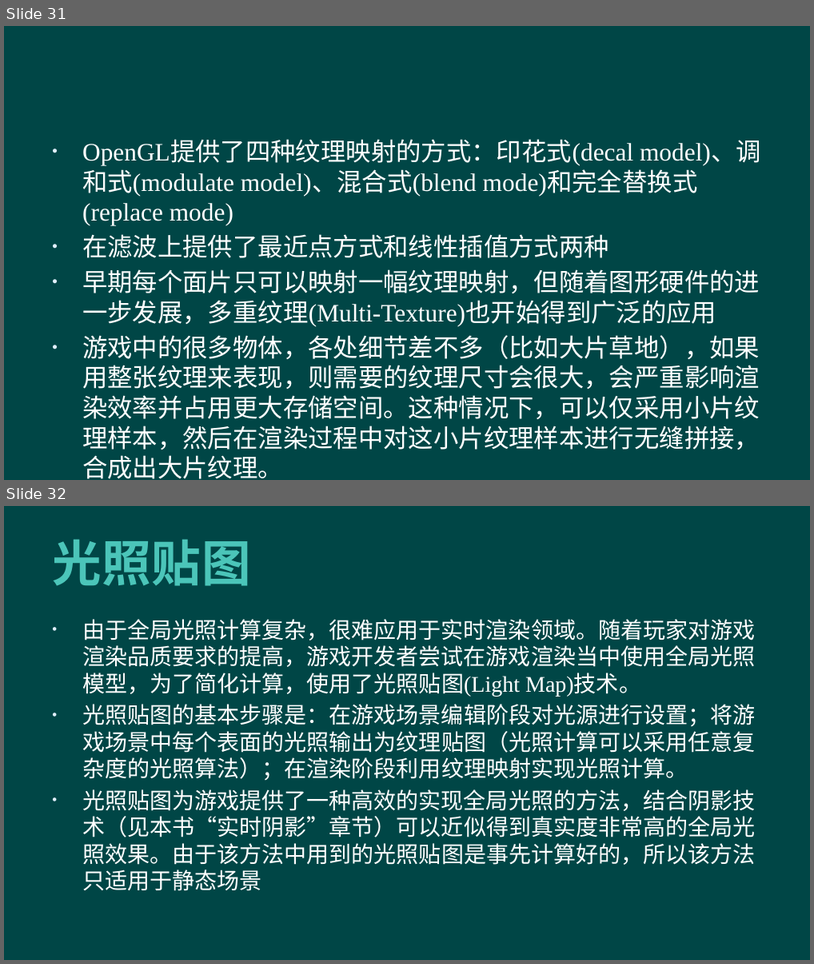
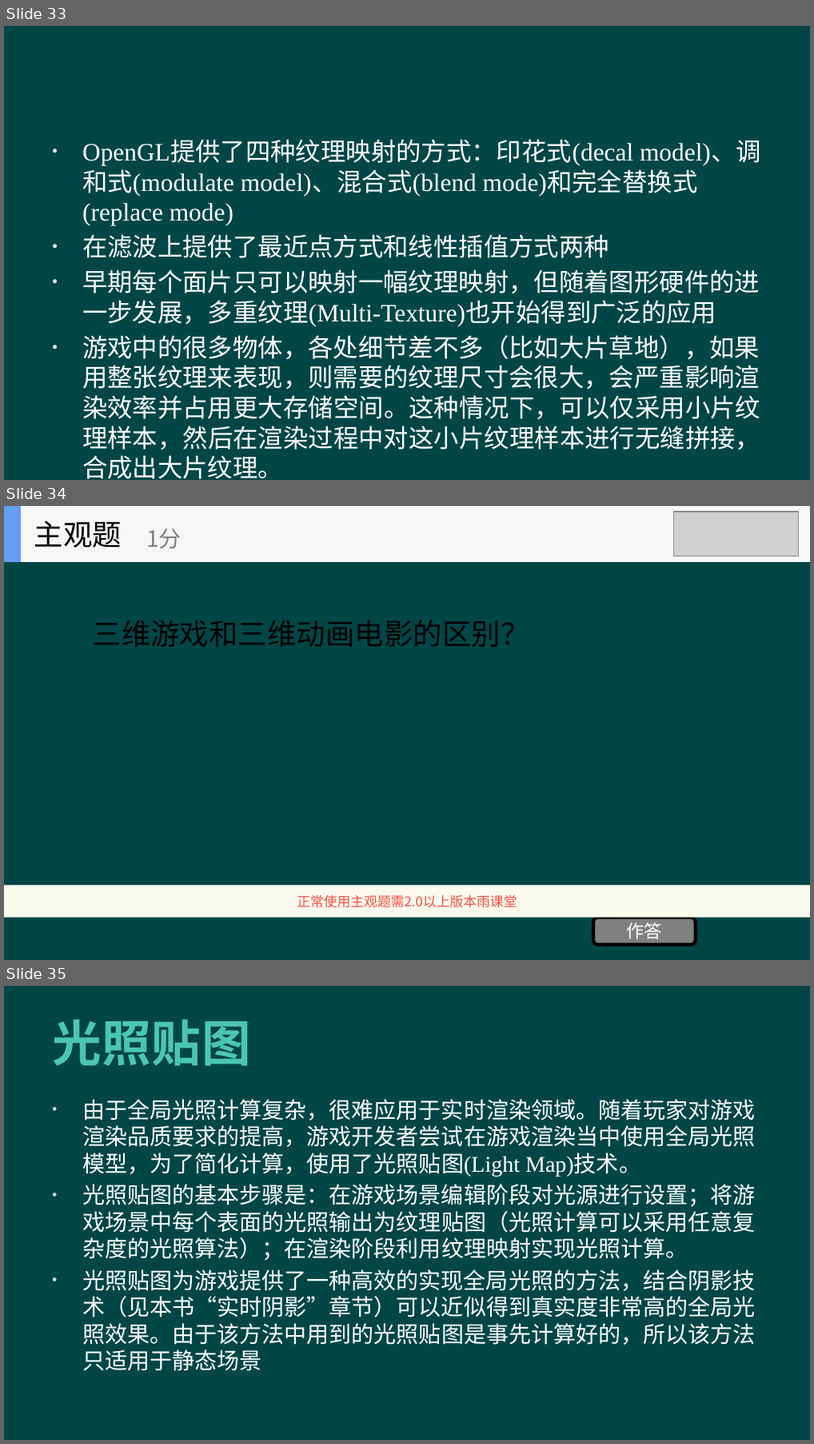
Before and after one commit to hanhonglei/Course_GameEngine, a slide deck: Slides/Principle/4 光照/4 光照.pptx. Shown one above the other, each under a label of ours: slides 31 and 32 before the commit, slides 33, 34 and 35 after it. The pictures are 814x964 and 814x1444 pixels, drawn with LibreOffice and Linux fonts; fonts in the diff are those of the drawing; grey boxes stand for pictures; background and template pictures are left out. Boxes give left, top, right and bottom in pixels: in the first picture for what was removed or moved away, otherwise in the second. Text is boxed around its words. In the diff, an @@ line names an element or a change of style, - is before the commit and + after.

```diff
--- a/Slides/Principle/4 光照/4 光照.pptx
+++ b/Slides/Principle/4 光照/4 光照.pptx
@@ slide 34 added at (x1=4, y1=506, x2=810, y2=960), background #004646 @@
@@ group added at (x1=4, y1=506, x2=810, y2=562): 2 rectangles, 2 texts @@
+主观题
+1分
@@ picture added at (x1=674, y1=512, x2=800, y2=557) @@
@@ text added at (x1=93, y1=620, x2=530, y2=647), 26 pt, text #000000 @@
+三维游戏和三维动画电影的区别？
@@ rectangle added at (x1=4, y1=885, x2=810, y2=917), fill #FBFAEF, 12 pt, text #F84F41 @@
+正常使用主观题需2.0以上版本雨课堂
@@ rounded rectangle added at (x1=594, y1=917, x2=696, y2=944), fill #808080, outline #000000 3 pt, 16 pt, text #FFFFFF @@
+作答
@@ what was slide 31 is now slide 33 @@
@@ what was slide 32 is now slide 35 @@
```
Also in this commit, not shown: 4 other slides added, 5 other files.
